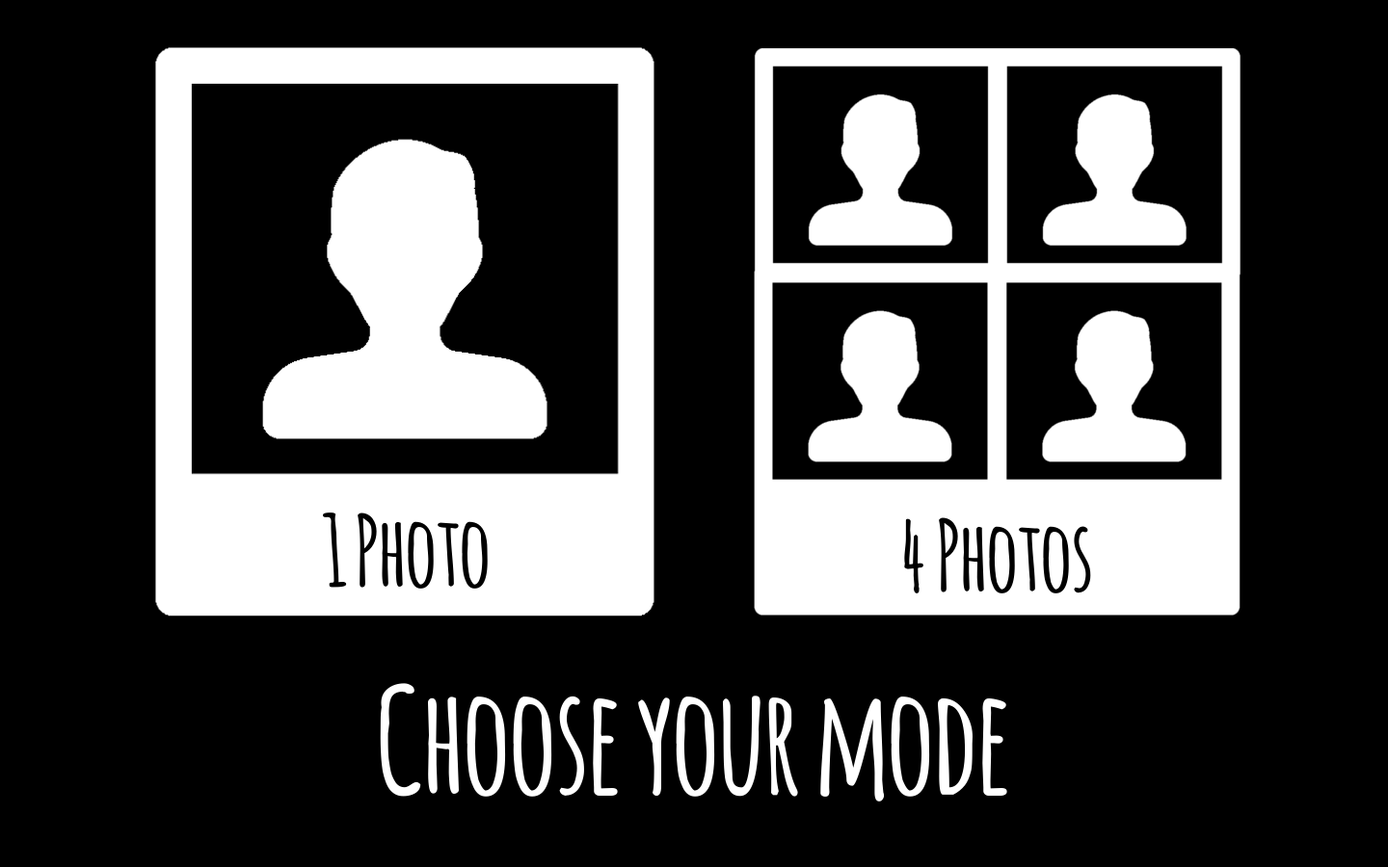
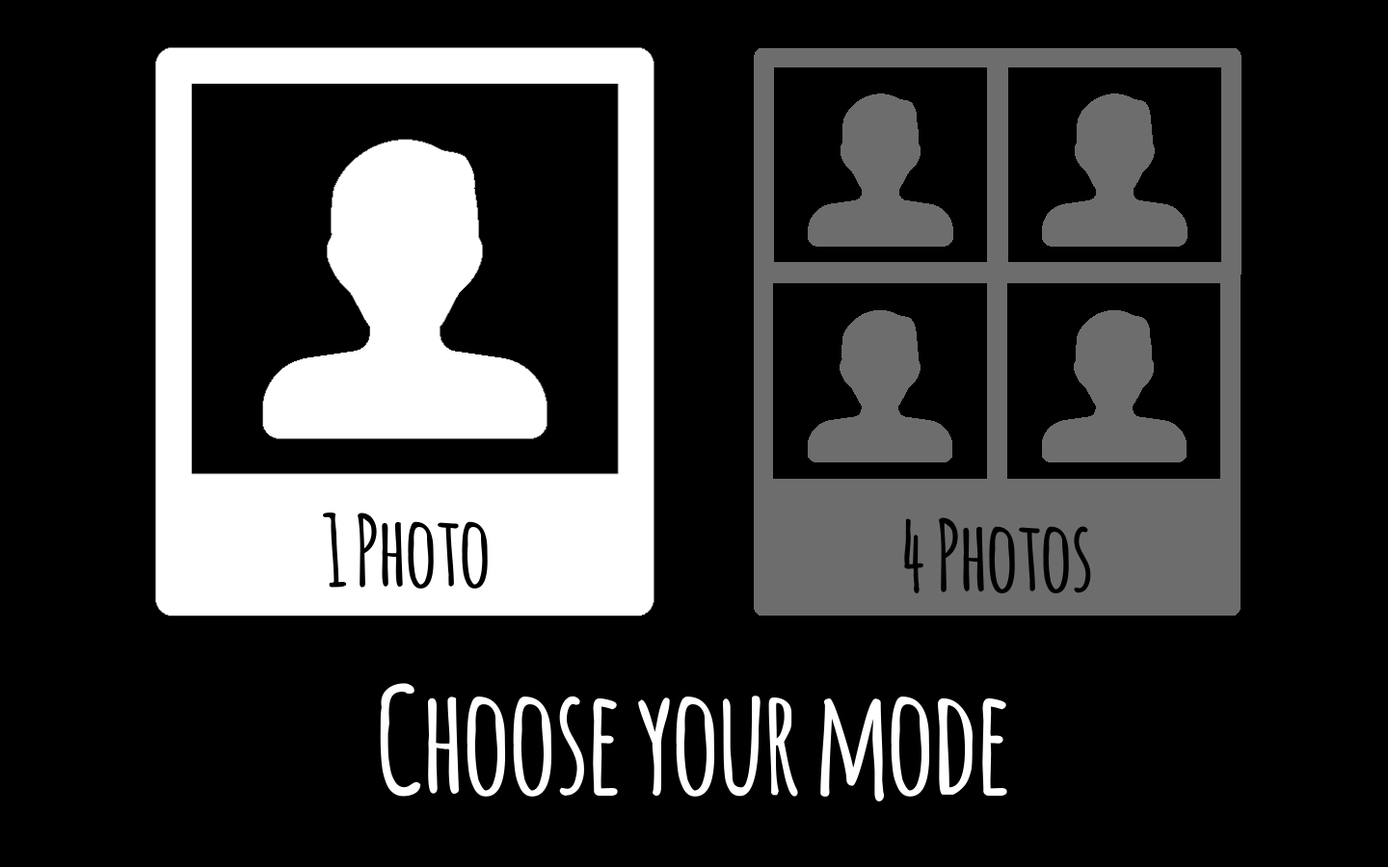
Layer changes from the first w=1388, h=867 image to the second:
added layer "noun_4photos_deselectd.png" above "noun_4photos_selectd.png" over [753, 48, 1242, 616]
renamed "noun_1502173_cc_4 photos.png" to "noun_4photos_selectd.png", hid it, painted on it over [753, 48, 1242, 616]
